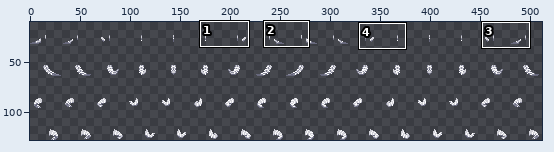
Two versions of one sprite sheet, Resources/Textures/Mobs/Customization/reptilian_parts.rsi/tail_ltiger_wagging.png. Above, an overview of the earlier version with the close-up marked.
Close-up. Before the edit:
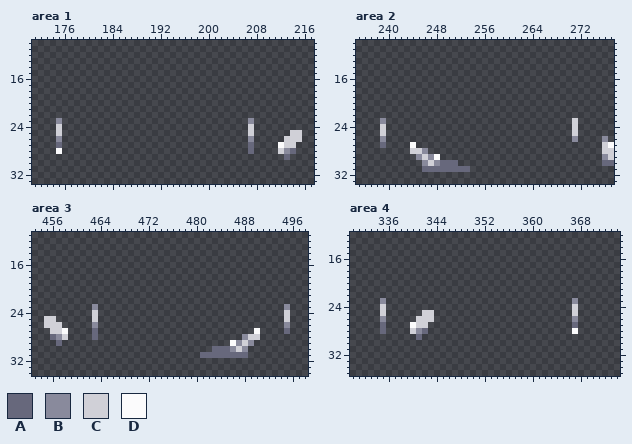
The file is 512x128 pixels. Pixels under 10% opacity are left out. Colours within 5 levels of each other are drawn and written as one. Shown: area 1: x 171..217, y 10..33; area 2: x 235..277, y 10..33; area 3: x 453..498, y 11..34; area 4: x 330..374, y 12..35. The wide view leaves out empty margins. The commit also changed other parts of the picture, which this record leaves out.
Palette (. is transparent): A #67687c  B #898a9c  C #d0d0d7  D #fbfbfc
Pixels before, area 1, first column x 175:
23 B...............................B........
24 C...............................C........
25 C...............................C......CC
26 B...............................B.....CCC
27 A...............................A....DCC.
28 D...............................A....CBA.
29 ......................................A..
Pixels before, area 2, first column x 239:
23 B...............................C......
24 C...............................C......
25 C...............................C......
26 B...............................B....B.
27 A....D...............................CD
28 .....CCB.............................CC
29 ......BCBD...........................BC
30 .......BCBAAA........................AA
31 .......AAAAAAAA........................
Pixels before, area 3, first column x 455:
23 ........B...............................B
24 ........C...............................C
25 CC......C...............................C
26 CCC.....B...............................B
27 .CCD....A..........................D....A
28 .ABC....A........................BCC.....
29 ..A............................DBCB......
30 ............................AAABCB.......
31 ..........................AAAAAAAA.......
Pixels before, area 4, first column x 335:
23 B...............................B
24 C...............................C
25 C......CC.......................C
26 B.....CCC.......................B
27 A....DCC........................A
28 A....CBA........................D
29 ......A..........................
The result:
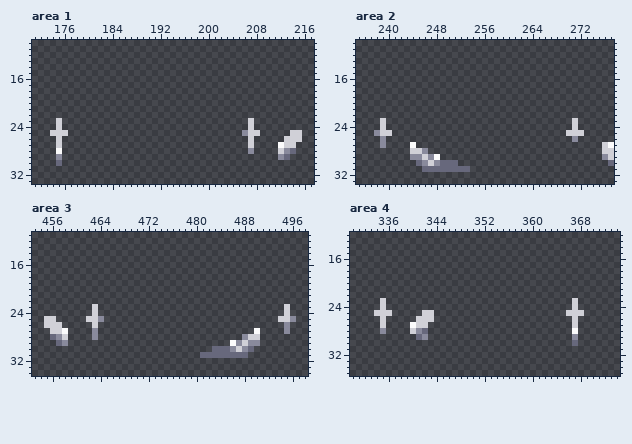
Difference:
Area 1:
y 23: x 175 B -> C; x 207 B -> C
y 25: x 174 . -> C; x 176 . -> C; x 206 . -> B; x 208 . -> C
y 26: x 175 B -> C; x 207 B -> C
y 27: x 175 A -> C; x 207 A -> C
y 28: x 207 A -> B
y 29: x 175 . -> B; x 212 . -> B
y 30: x 175 . -> A
Area 2:
y 23: x 239 B -> C
y 25: x 238 . -> B; x 240 . -> C; x 270 . -> C; x 272 . -> C
y 26: x 276 B -> .
y 27: x 239 A -> B
y 29: x 244 . -> B
y 30: x 245 . -> A; x 276 A -> .
Area 3:
y 23: x 463 B -> C; x 495 B -> C
y 25: x 462 . -> C; x 464 . -> B; x 494 . -> C; x 496 . -> B
y 26: x 463 B -> C
y 27: x 463 A -> B; x 495 A -> B
y 28: x 463 A -> B
y 29: x 458 . -> B; x 490 . -> B
y 30: x 489 . -> A
Area 4:
y 23: x 335 B -> C; x 367 B -> C
y 25: x 334 . -> C; x 336 . -> C; x 366 . -> C; x 368 . -> C
y 26: x 335 B -> C; x 367 B -> C
y 27: x 335 A -> C; x 367 A -> C
y 28: x 335 A -> B
y 29: x 342 . -> B; x 367 . -> B
y 30: x 367 . -> A
